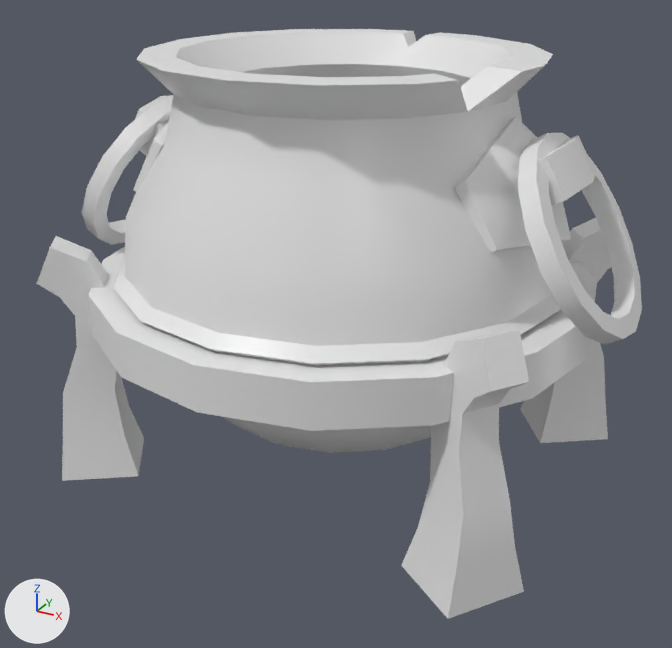
Two versions of the FBX model PFA-Episode2/Assets/_Graph/Mesh/Props/msh_props/msh_probs_caldron.fbx, one commit apart.
Both versions are drawn from a 50 mm lens placed at (0.244, -0.451, 0.306), pointed at (0.004, -0.015, 0.087). Every picture has the same lights, and +X, +Y and +Z are marked at lower left.

Script lines for the objects in view, before the commit:
```python
me_plane_002 = bpy.data.meshes.new('Plane.002')
me_plane_002.from_pydata(...)  # 648 vertices, 636 faces; spans x -16.7..17.0, y -14.6..14.5, z -24.0..0.0
me_plane_002.materials.append(mat_mat_mainpalette_opaque)  # white #e7e7e7
ob_msh_probs_caldron = bpy.data.objects.new('msh_probs_caldron', me_plane_002)
ob_msh_probs_caldron.location = (0.0, 0.0, 0.0)
ob_msh_probs_caldron.rotation_euler = (-3.142, 0.0, 0.0)  # degrees (-180, 0, 0)
ob_msh_probs_caldron.scale = (0.01, 0.01, 0.01)
```
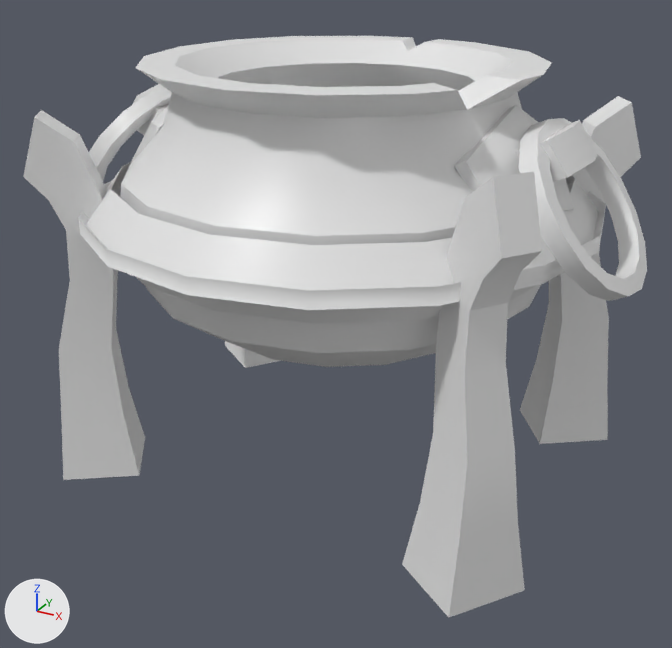
What differs and where, as boxes (x1, y1, x2, y2) in the pictures (672 x 648 px; the box of a moved part takes in the faces that stretch with it):
'msh_probs_caldron', reshaped, turned
    before: (37, 29, 642, 619)
    after: (23, 36, 647, 617)
part 1 of me_plane_002, moved or reshaped
    before: (82, 96, 173, 245)
    after: (89, 87, 172, 181)
part 2 of me_plane_002, moved or reshaped
    before: (113, 29, 563, 453)
    after: (120, 36, 552, 367)
part 3 of me_plane_002, moved or reshaped
    before: (518, 133, 642, 345)
    after: (519, 118, 647, 301)
part 4 of me_plane_002, added
    after: (78, 162, 606, 323)
part 5 of me_plane_002, added
    after: (23, 110, 145, 480)
part 6 of me_plane_002, added
    after: (402, 171, 542, 617)
part 7 of me_plane_002, added
    after: (225, 341, 281, 368)
part 8 of me_plane_002, added
    after: (520, 96, 641, 444)
part 9 of me_plane_002, added
    after: (130, 84, 169, 164)
part 10 of me_plane_002, added
    after: (455, 105, 598, 211)
part 11 of me_plane_002, deleted
    before: (37, 95, 611, 619)
part 12 of me_plane_002, deleted
    before: (89, 247, 597, 431)

Edits to the bpy script that builds the scene:
```text
Change me_plane_002:
    used by ob_msh_probs_caldron; location = (0.0, 0.0, 0.0); rotation_euler = (-3.142, 0.0, 0.0), in degrees (-180, 0, 0); scale = (0.01, 0.01, 0.01)
    remove me_plane_002.from_pydata(...)  # 648 vertices, 636 faces; spans x -16.7..17.0, y -14.6..14.5, z -24.0..0.0
    add me_plane_002.from_pydata(...)  # 648 vertices, 636 faces; spans x -16.7..17.0, y 0.0..23.6, z -14.5..14.6
    me_plane_002 part 1: the loose piece of 64 vertices spanning x -16.7..-10.4, y -5.4..5.5, z -20.8..-10.8 is multiplied about its middle by the matrix ((1.0, 0.0, 0.0), (0.0, 0.0, -0.827), (0.0, 1.0, 0.0)), then moved by (0.0, 17.3, 15.9)
    me_plane_002 part 2: the loose piece of 296 vertices spanning x -13.1..13.3, y -13.2..13.1, z -24.0..-1.6 is multiplied about its middle by the matrix ((1.0, 0.0, 0.0), (0.0, 0.0, -0.719), (0.0, 1.0, 0.0)), then moved by (0.0, 15.6, 12.8)
    me_plane_002 part 3: the loose piece of 64 vertices spanning x 10.6..17.0, y -5.4..5.5, z -20.8..-10.8 is multiplied about its middle by the matrix ((1.0, 0.0, 0.0), (0.0, 0.0, -0.827), (0.0, 1.0, 0.0)), then moved by (0.0, 17.3, 15.9)
    me_plane_002 part 4: a new loose piece of 64 vertices spanning x -14.4..14.6, y 13.7..17.4, z -14.5..14.6, in mat_mat_mainpalette_opaque (white #e7e7e7)
    me_plane_002 part 5: a new loose piece of 28 vertices spanning x -14.8..-8.6, y 0.0..21.0, z 5.7..11.9, in mat_mat_mainpalette_opaque (white #e7e7e7)
    me_plane_002 part 6: a new loose piece of 28 vertices spanning x 8.6..14.8, y 0.0..21.0, z 5.7..11.9, in mat_mat_mainpalette_opaque (white #e7e7e7)
    me_plane_002 part 7: a new loose piece of 28 vertices spanning x -14.8..-8.6, y 0.0..21.0, z -11.9..-5.7, in mat_mat_mainpalette_opaque (white #e7e7e7)
    me_plane_002 part 8: a new loose piece of 28 vertices spanning x 8.6..14.8, y 0.0..21.0, z -11.9..-5.7, in mat_mat_mainpalette_opaque (white #e7e7e7)
    me_plane_002 part 9: a new loose piece of 24 vertices spanning x -13.7..-8.5, y 16.7..22.0, z -5.2..5.2, in mat_mat_mainpalette_opaque (white #e7e7e7)
    me_plane_002 part 10: a new loose piece of 24 vertices spanning x 8.8..13.9, y 16.7..22.0, z -5.2..5.2, in mat_mat_mainpalette_opaque (white #e7e7e7)
    me_plane_002 part 11: 6 loose pieces with 160 vertices, spanning x -14.8..14.8, y -12.0..12.0, z -21.4..0.0, are deleted
    me_plane_002 part 12
    64 vertices are removed from x -14.4..14.6, y -14.6..14.5, z -11.6..-9.1
    48 faces are deleted
Change ob_msh_probs_caldron:
    ob_msh_probs_caldron.rotation_euler: (-3.142, 0.0, 0.0) -> (1.571, 0.0, 0.0)  # degrees (-180, 0, 0) -> degrees (90, 0, 0)
```
